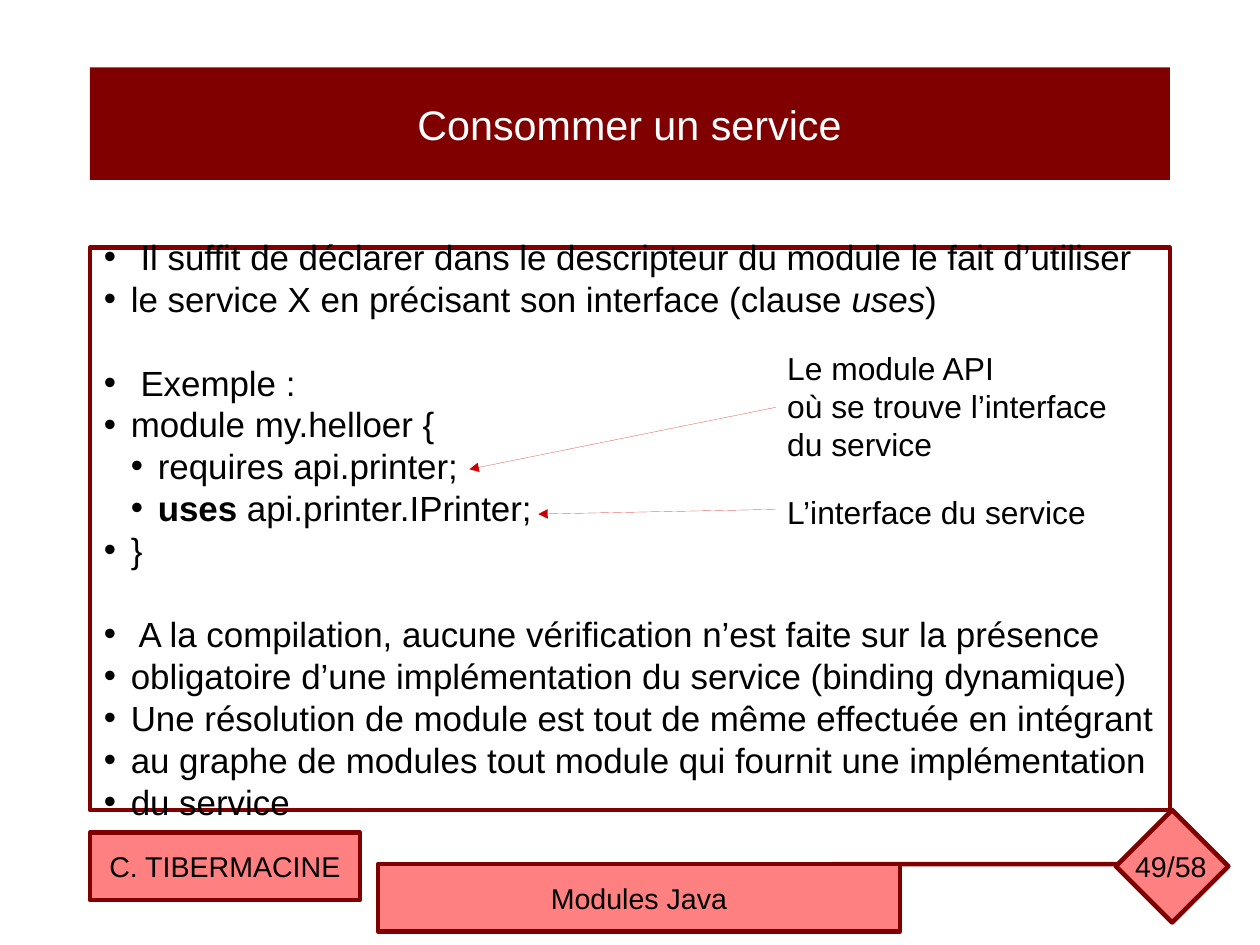
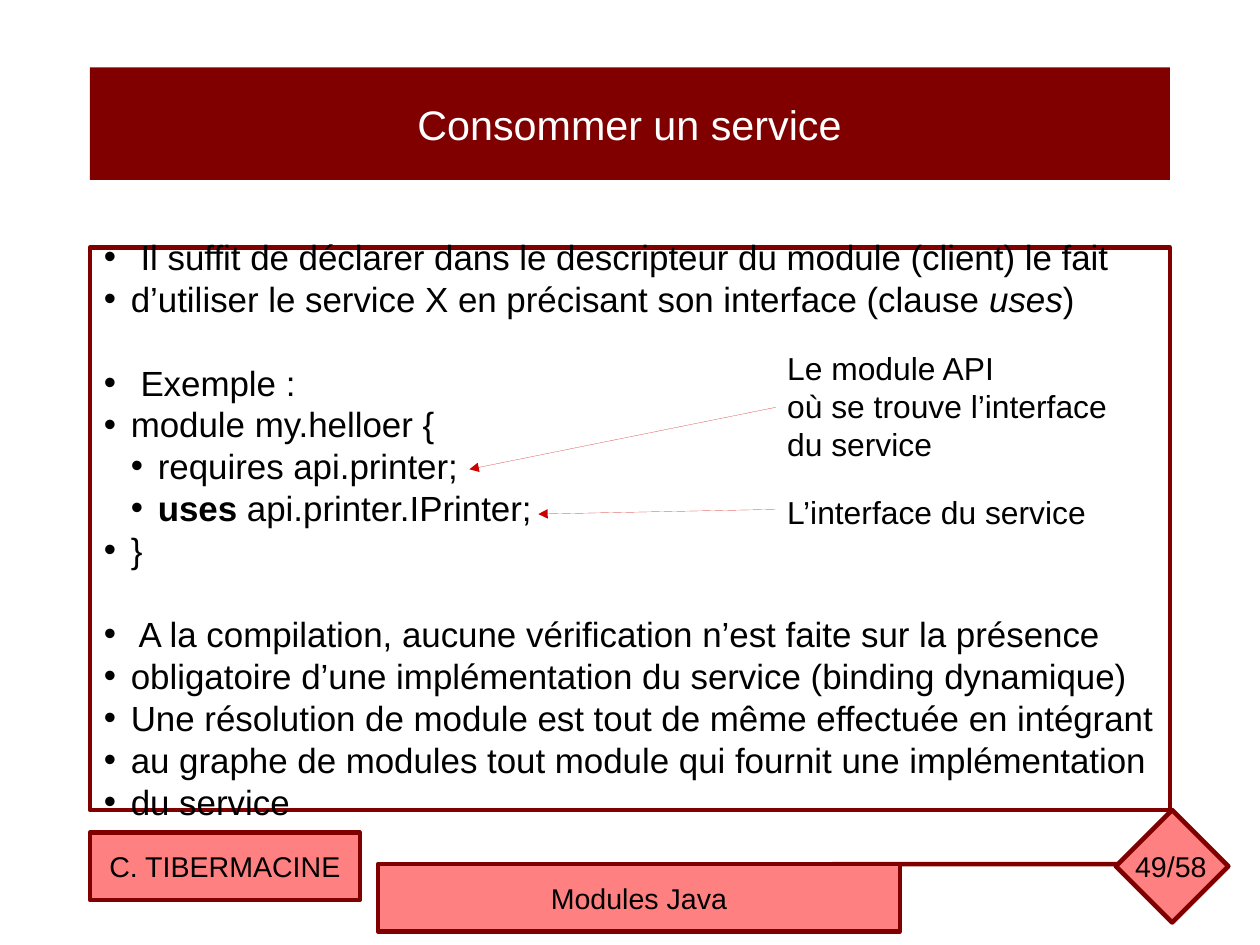
Before and after one commit to ctiber/composants, a slide deck: slide 49 of cours/cours6.odp. Drawn at 1260x945 pixels with LibreOffice and Linux fonts; fonts in the diff are those of the drawing. Boxes give left, top, right and bottom in pixels: in the first picture for what was removed or moved away, otherwise in the second. Text is boxed around its words. In the diff, an @@ line names an element or a change of style, - is before the commit and + after.

```diff
--- a/cours/cours6.odp
+++ b/cours/cours6.odp
@@ text in rectangle at (131,244,1108,319): text changed @@
-• Il suffit de déclarer dans le descripteur du module le fait d’utiliser
-• le service X en précisant son interface (clause uses)
+• Il suffit de déclarer dans le descripteur du module (client) le fait
+• d’utiliser le service X en précisant son interface (clause uses)
```
Also in this commit, not shown: 21 other slides changed, 1 other file.
